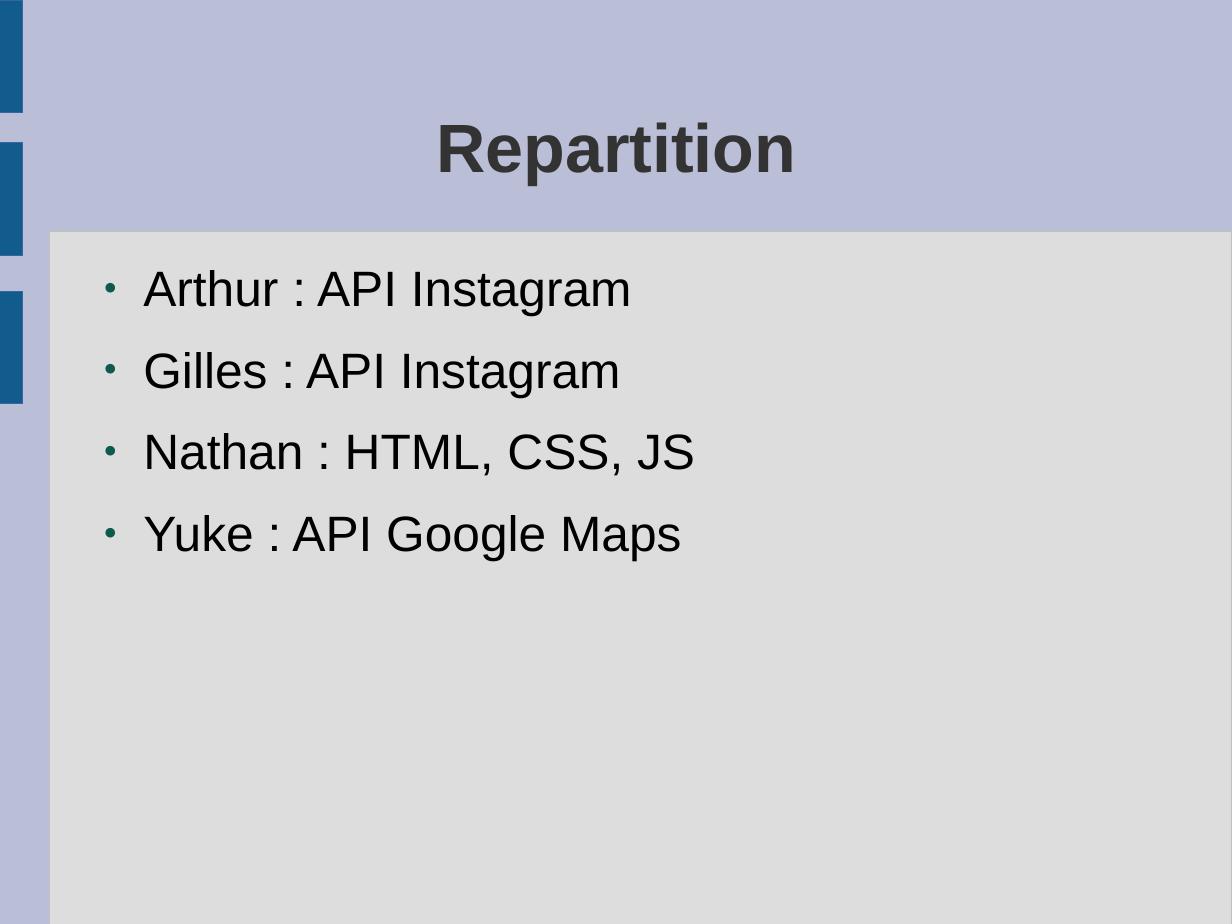
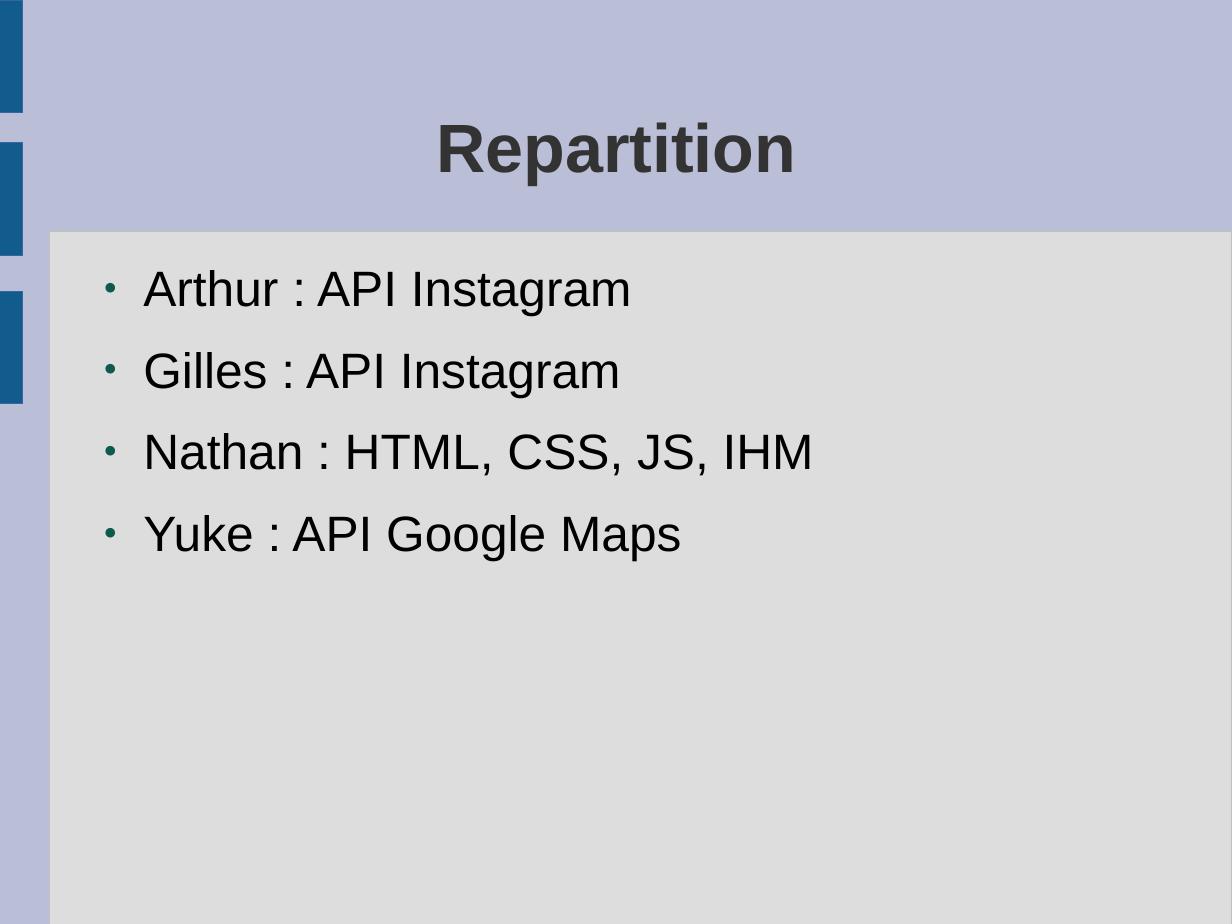
Before and after one commit to NOualet/ArchiWeb_GroupC, a slide deck: slide 5 of Doc/presentationOral.odp. Drawn at 1232x924 pixels with LibreOffice and Linux fonts; fonts in the diff are those of the drawing. Boxes give left, top, right and bottom in pixels: in the first picture for what was removed or moved away, otherwise in the second. Text is boxed around its words. In the diff, an @@ line names an element or a change of style, - is before the commit and + after.

```diff
--- a/Doc/presentationOral.odp
+++ b/Doc/presentationOral.odp
@@ text at bbox=[143, 433, 814, 476]: text changed @@
-● Nathan : HTML, CSS, JS
+● Nathan : HTML, CSS, JS, IHM
```
Also in this commit, not shown: 1 other file.
